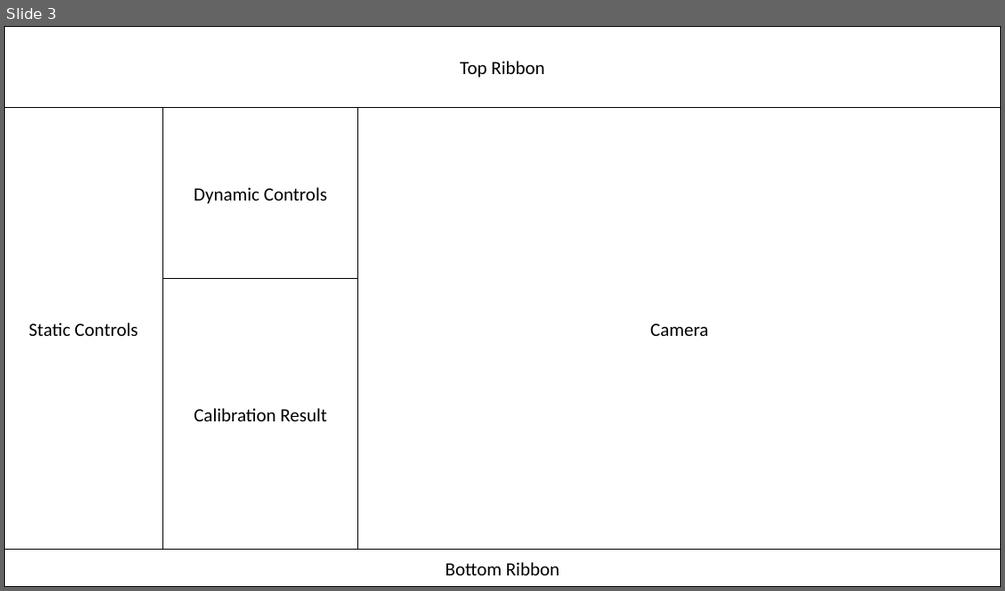
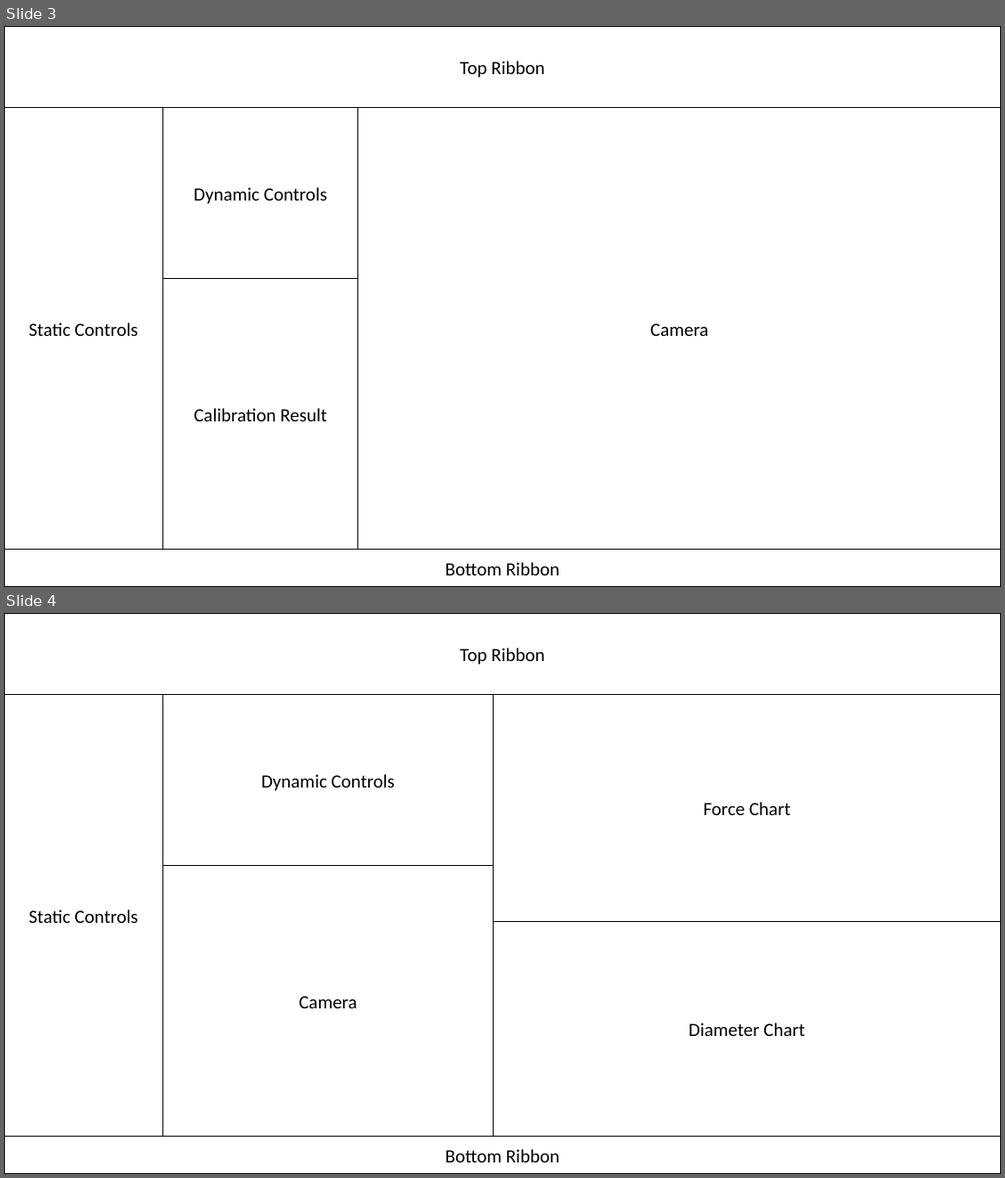
Before and after one commit to jharwerth56/Inflation-Apparatus, a slide deck: dsgn/GUI.pptx. Shown one above the other, each under a label of ours: slide 3 before the commit, slides 3 and 4 after it. The pictures are 1005x591 and 1005x1178 pixels, drawn with LibreOffice and Linux fonts; fonts in the diff are those of the drawing. Boxes give left, top, right and bottom in pixels: in the first picture for what was removed or moved away, otherwise in the second. Text is boxed around its words. In the diff, an @@ line names an element or a change of style, - is before the commit and + after.

Commit message:
Added force cal gui elements

```diff
--- a/dsgn/GUI.pptx
+++ b/dsgn/GUI.pptx
@@ slide 4 added at [4,613,1001,1174], background #FFFFFF @@
@@ rectangle added at [4,613,1001,695], fill #FFFFFF, outline #000000 1 pt, 18 pt, text #000000 @@
+Top Ribbon
@@ rectangle added at [4,695,163,1135], fill #FFFFFF, outline #000000 1 pt, 18 pt, text #000000 @@
+Static Controls
@@ rectangle added at [163,695,493,866], fill #FFFFFF, outline #000000 1 pt, 18 pt, text #000000 @@
+Dynamic Controls
@@ rectangle added at [493,695,1001,921], fill #FFFFFF, outline #000000 1 pt, 18 pt, text #000000 @@
+Force Chart
@@ rectangle added at [163,866,493,1135], fill #FFFFFF, outline #000000 1 pt, 18 pt, text #000000 @@
+Camera
@@ rectangle added at [493,921,1001,1135], fill #FFFFFF, outline #000000 1 pt, 18 pt, text #000000 @@
+Diameter Chart
@@ rectangle added at [4,1135,1001,1174], fill #FFFFFF, outline #000000 1 pt, 18 pt, text #000000 @@
+Bottom Ribbon
```
Also in this commit, not shown: 3 other files.
